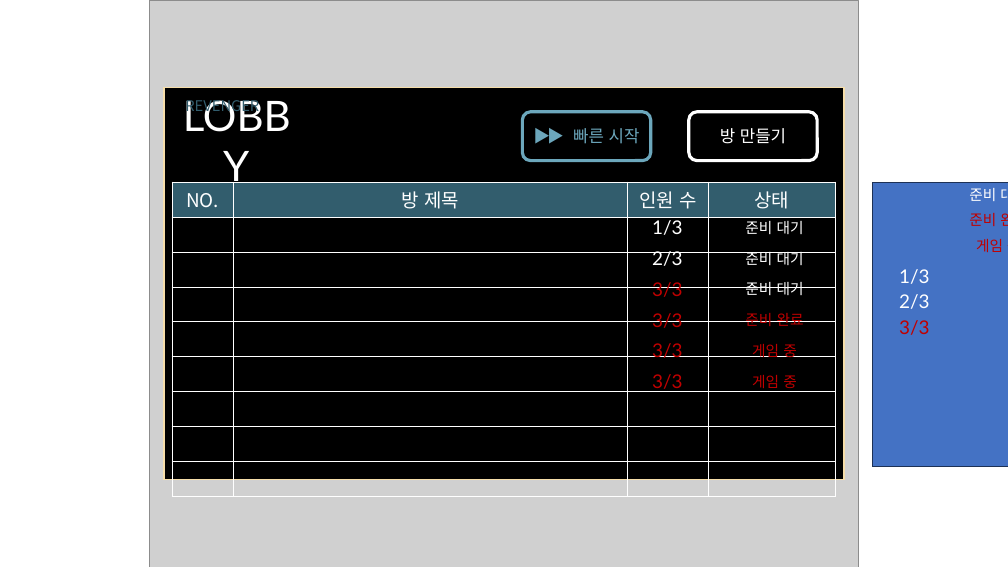
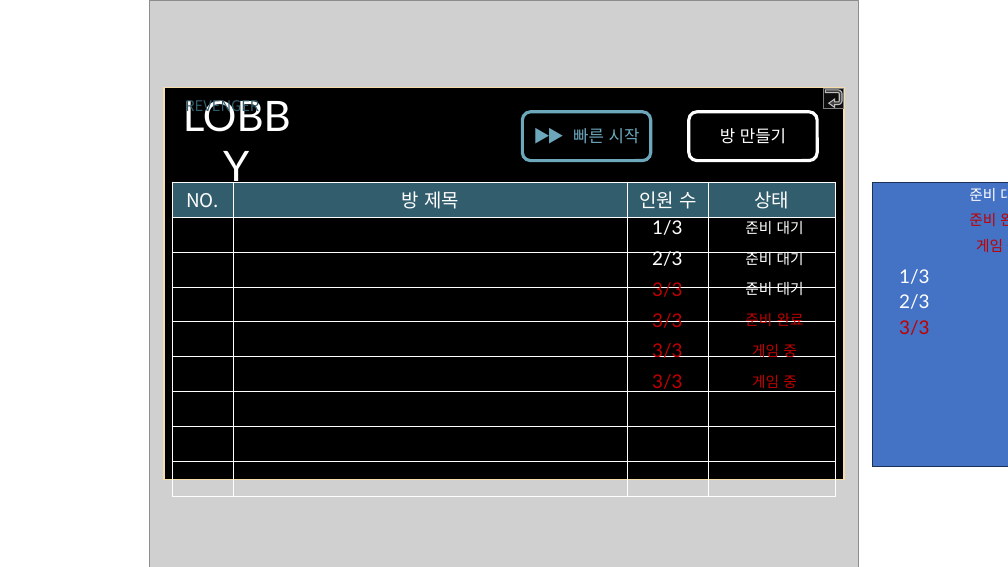
Before and after one commit to kiption/XD, a slide deck: slide 4 of Client/PvE/REVENGER/UI/XDUI/UI.pptx. Drawn at 1008x567 pixels with LibreOffice and Linux fonts; fonts in the diff are those of the drawing; grey boxes stand for pictures. Boxes give left, top, right and bottom in pixels: in the first picture for what was removed or moved away, otherwise in the second. Text is boxed around its words. In the diff, an @@ line names an element or a change of style, - is before the commit and + after.

```diff
--- a/Client/PvE/REVENGER/UI/XDUI/UI.pptx
+++ b/Client/PvE/REVENGER/UI/XDUI/UI.pptx
@@ rectangle added at box(824, 88, 843, 108), fill #0D0D0D, outline #808080 1 pt @@
@@ uturn arrow added at box(825, 90, 842, 108), fill #404040, outline #BFBFBF 1 pt @@
```
Also in this commit, not shown: 3 other slides changed, 1 slide added, 7 other files.
